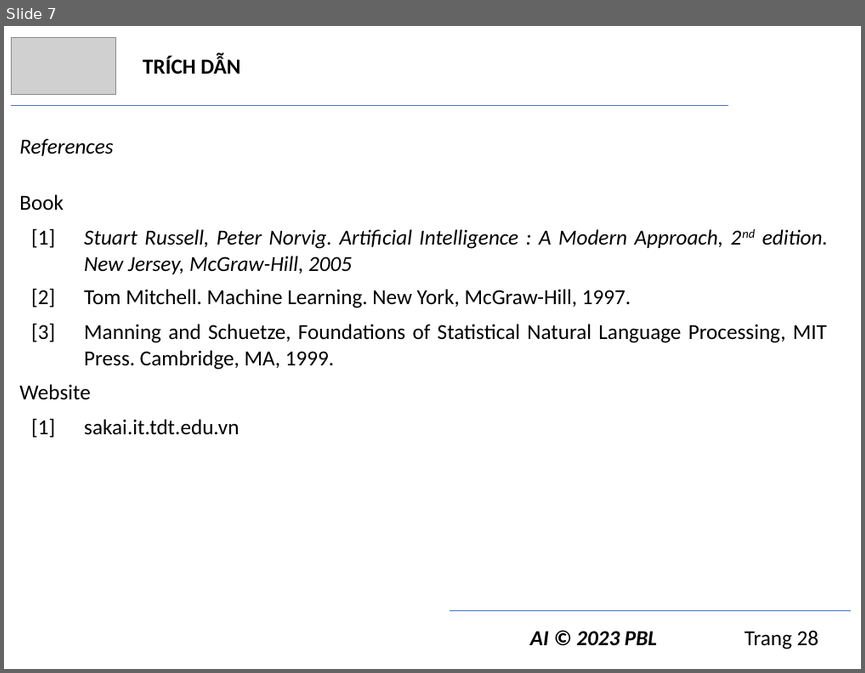
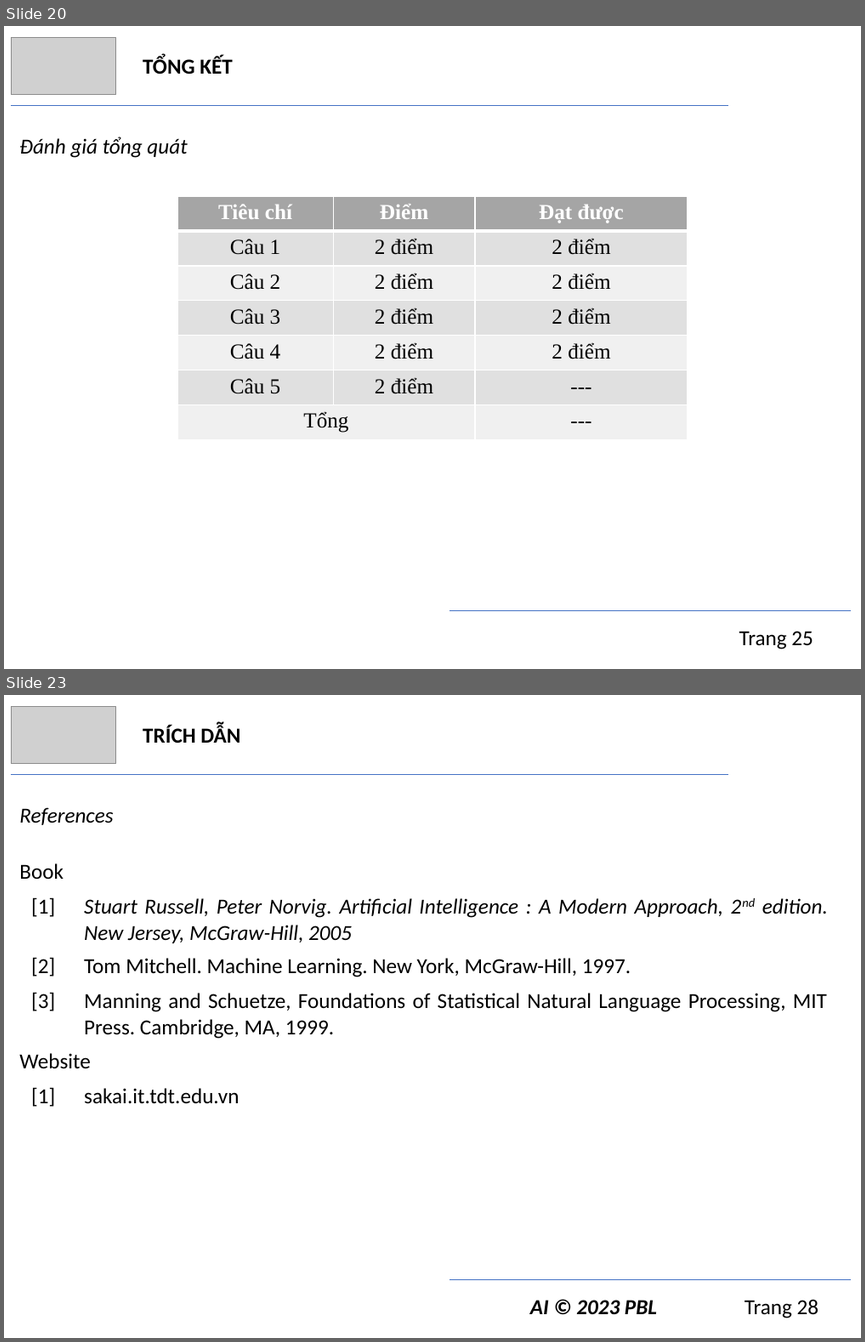
Before and after one commit to trngbro/AI, a slide deck: present/final/presentation.pptx. Shown one above the other, each under a label of ours: slide 7 before the commit, slides 20 and 23 after it; the slides between them are not shown. The pictures are 865x673 and 865x1342 pixels, drawn with LibreOffice and Linux fonts; fonts in the diff are those of the drawing; grey boxes stand for pictures. Boxes give left, top, right and bottom in pixels: in the first picture for what was removed or moved away, otherwise in the second. Text is boxed around its words. In the diff, an @@ line names an element or a change of style, - is before the commit and + after.

Commit message:
final present v1
Chưa chỉnh số trang, chưa cập nhật phân chia công việc

```diff
--- a/present/final/presentation.pptx
+++ b/present/final/presentation.pptx
@@ slide 20 added at (4,26,861,669), background #FFFFFF @@
@@ picture added at (11,37,115,95) @@
@@ text added at (143,56,233,74), 18 pt, text #000000, bold @@
+TỔNG KẾT
@@ line added from (11, 106) to (728, 106), #4472C4 0.5 pt @@
@@ text added at (19,136,187,158), 18 pt, text #000000, italic @@
+Đánh giá tổng quát
@@ table added at (177,197,687,440), 7 rows, 3 columns @@
+Tiêu chí | Điểm | Đạt được
+Câu 1 | 2 điểm | 2 điểm
+Câu 2 | 2 điểm | 2 điểm
+Câu 3 | 2 điểm | 2 điểm
+Câu 4 | 2 điểm | 2 điểm
+Câu 5 | 2 điểm | ---
+Tổng |  | ---
@@ line added from (449, 610) to (851, 610), #4472C4 0.5 pt @@
@@ text added at (739,630,813,649), 18 pt, text #000000 @@
+Trang 25
@@ what was slide 7 is now slide 23 @@
```
Also in this commit, not shown: 15 other slides added, 2 other files.
